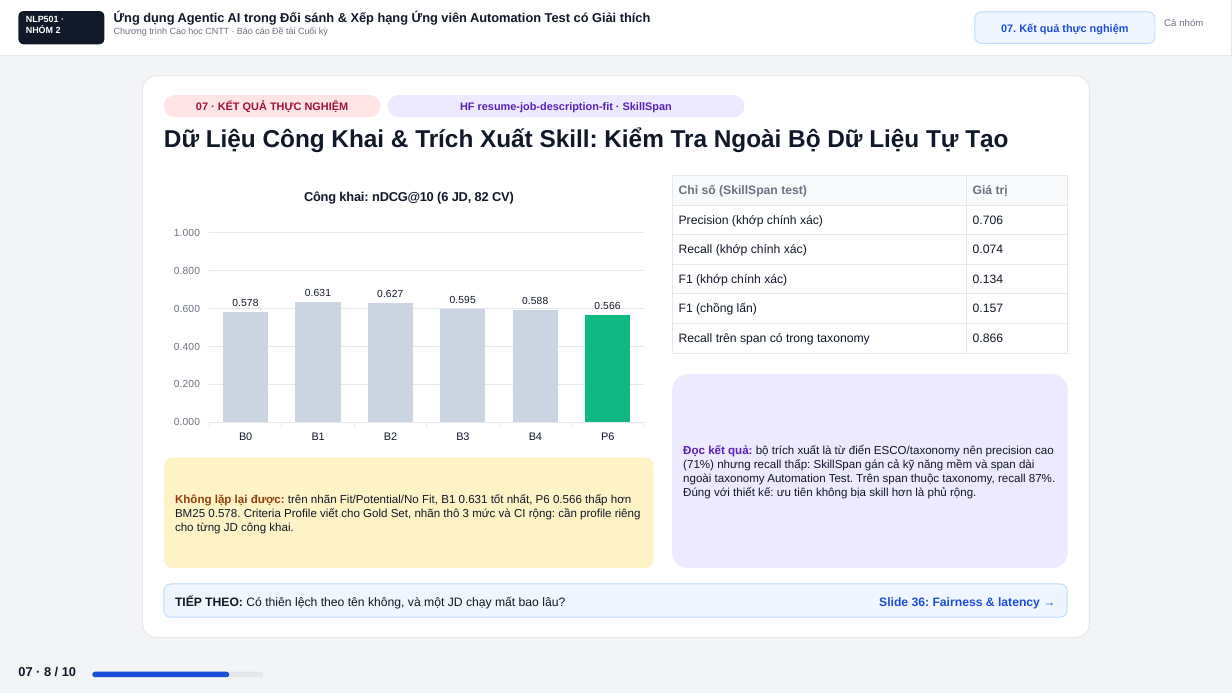
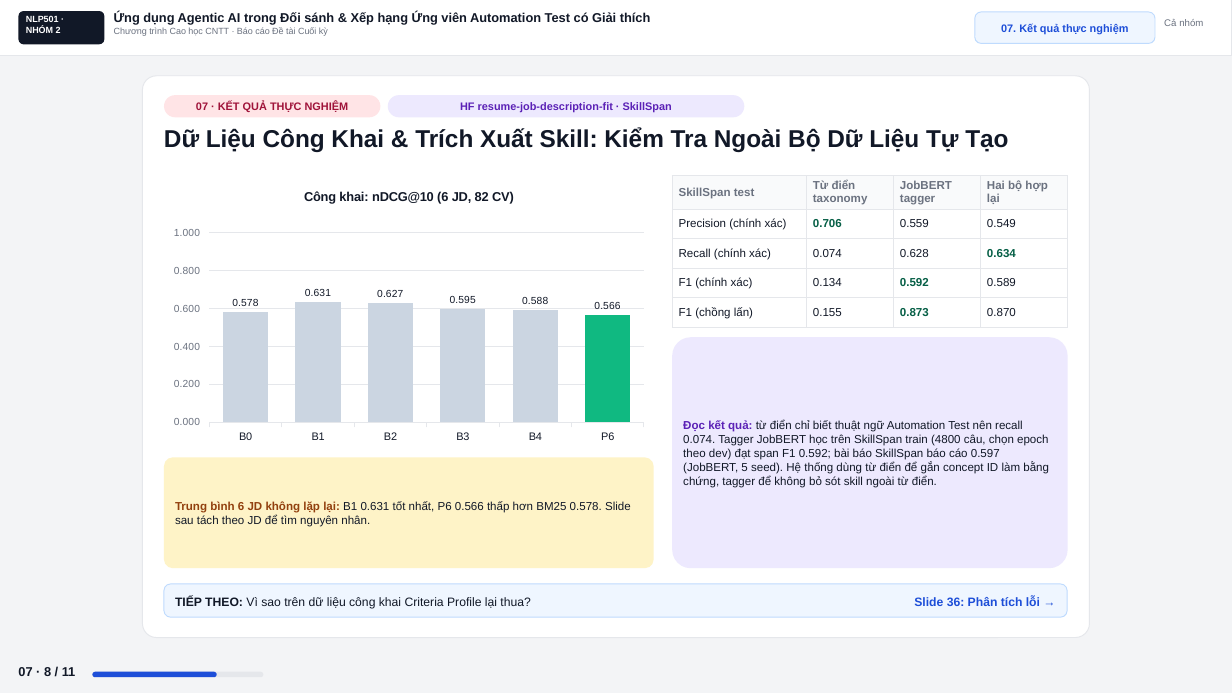
Before and after one commit to ZgsNat/NLP501.22_GROUP_2, a slide deck: slide 35 of Slide_Group2_NLP501-3.pptx. Drawn at 1232x693 pixels with LibreOffice and Linux fonts; fonts in the diff are those of the drawing. Boxes give left, top, right and bottom in pixels: in the first picture for what was removed or moved away, otherwise in the second. Text is boxed around its words. In the diff, an @@ line names an element or a change of style, - is before the commit and + after.

Commit message:
feat: add SkillSpan tagger and per-JD error analysis
- train-tagger: fine-tune jjzha/jobbert-base-cased as a BIO skill/knowledge
  tagger on SkillSpan, select the epoch by dev span F1, score test once.
  Test exact span F1 0.592 (paper: 59.7 +/- 0.4 over 5 seeds); the taxonomy
  extractor reaches 0.134 and the union of both 0.589.
- eval-spans --tagger/--hybrid: score the tagger, the taxonomy extractor and
  their union with shared span scoring (span_scoring.py).
- error-analysis: post-hoc per-JD report with near-duplicate detection; 3 of
  the 6 public JDs are one re-posted non-QA job, effective n = 4.
- Slides: tagger columns, data-driven error-analysis slide, prior-work row
  and conclusion bullet; README documents commands and results.
- Colab notebook embeds the tagger and runs it in a TRAIN_TAGGER cell.

```diff
--- a/Slide_Group2_NLP501-3.pptx
+++ b/Slide_Group2_NLP501-3.pptx
@@ table at [672,176,1067,323] @@
-Chỉ số (SkillSpan test) | Giá trị
-Precision (khớp chính xác) | 0.706
-Recall (khớp chính xác) | 0.074
-F1 (khớp chính xác) | 0.134
-F1 (chồng lấn) | 0.157
-Recall trên span có trong taxonomy | 0.866
+SkillSpan test | Từ điển taxonomy | JobBERT tagger | Hai bộ hợp lại
+Precision (chính xác) | 0.706 | 0.559 | 0.549
+Recall (chính xác) | 0.074 | 0.628 | 0.634
+F1 (chính xác) | 0.134 | 0.592 | 0.589
+F1 (chồng lấn) | 0.155 | 0.873 | 0.870
@@ rounded rectangle: place and size @@
-rounded rectangle at [672,374,1067,568]
+rounded rectangle at [672,337,1067,568]
@@ text at [683,420,1049,488]: text changed @@
-Đọc kết quả: bộ trích xuất là từ điển ESCO/taxonomy nên precision cao (71%) nhưng recall thấp: SkillSpan gán cả kỹ năng mềm và span dài ngoài taxonomy Automation Test. Trên span thuộc taxonomy, recall 87%. Đúng với thiết kế: ưu tiên không bịa skill hơn là phủ rộng.
+Đọc kết quả: từ điển chỉ biết thuật ngữ Automation Test nên recall 0.074. Tagger JobBERT học trên SkillSpan train (4800 câu, chọn epoch theo dev) đạt span F1 0.592; bài báo SkillSpan báo cáo 0.597 (JobBERT, 5 seed). Hệ thống dùng từ điển để gắn concept ID làm bằng chứng, tagger để không bỏ sót skill ngoài từ điển.
@@ text at [175,501,631,527]: text changed @@
-Không lặp lại được: trên nhãn Fit/Potential/No Fit, B1 0.631 tốt nhất, P6 0.566 thấp hơn BM25 0.578. Criteria Profile viết cho Gold Set, nhãn thô 3 mức và CI rộng: cần profile riêng cho từng JD công khai.
+Trung bình 6 JD không lặp lại: B1 0.631 tốt nhất, P6 0.566 thấp hơn BM25 0.578. Slide sau tách theo JD để tìm nguyên nhân.
@@ text at [175,597,530,609]: text changed @@
-TIẾP THEO: Có thiên lệch theo tên không, và một JD chạy mất bao lâu?
+TIẾP THEO: Vì sao trên dữ liệu công khai Criteria Profile lại thua?
@@ text at [914,597,1040,606]: text changed @@
-Slide 36: Fairness & latency →
+Slide 36: Phân tích lỗi →
@@ text at [18,666,76,679]: text changed @@
-07 · 8 / 10
+07 · 8 / 11
@@ rounded rectangle: place and size @@
-rounded rectangle at [92,672,229,677]
+rounded rectangle at [92,672,217,677]
```
Also in this commit, not shown: 10 other slides changed, 1 slide added, 12 other files.
